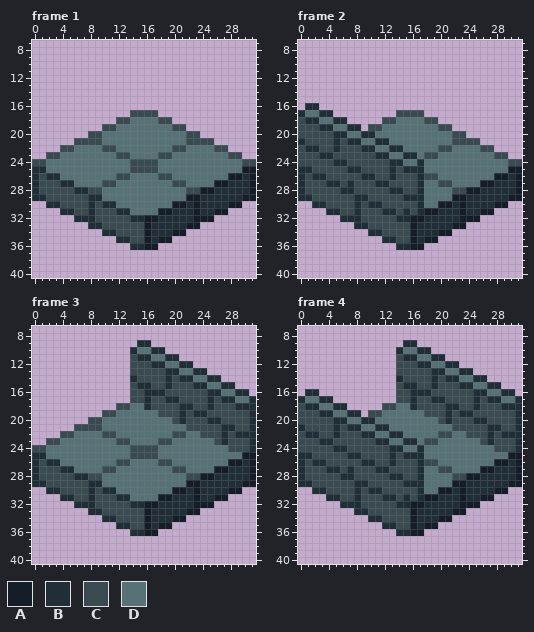
Pixel-art file -- assets/img/stone_bridge.aseprite. Above: the version before the commit.
32x48 pixels, 8 frames. Shown: frame 1: x 0..31, y 7..40; frame 2: x 0..31, y 7..40; frame 3: x 0..31, y 7..40; frame 4: x 0..31, y 7..40. The old version is drawn lined up with the new one, on the new canvas. The commit also changed other frames, which this record leaves out.
Visible layers, top first: "Handrails", "bottom", "Floor".
Palette (. is transparent): A #151d28  B #202e37  C #394a50  D #577277
Pixels before, frame 1, first column x 0:
17 ..............CCCC..............
18 ............CCDDDDCC............
19 ..........CCDDDDDDDDCC..........
20 ........CCDDDDDDDDDDDDCC........
21 ......CCCCDDDDDDDDDDDDCCCC......
22 ....CCDDDDCCDDDDDDDDCCDDDDCC....
23 ..CCDDDDDDDDCCDDDDCCDDDDDDDDCC..
24 CCDDDDDDDDDDDDCCCCDDDDDDDDDDDDCC
25 BBDDDDDDDDDDDDCCCCDDDDDDDDDDDDAA
26 BCBBDDDDDDDDCCDDDDCCDDDDDDDDAABA
27 BCCCBBDDDDCCDDDDDDDDCCDDDDAABBBA
28 BCCCCCBBCCDDDDDDDDDDDDCCAABBBBBA
29 BBCCCCCCBBDDDDDDDDDDDDAABBBBBBAA
30 ..BBCCCCBCBBDDDDDDDDAABABBBBAA..
31 ....BBCCBCCCBBDDDDAABBBABBAA....
32 ......BBBCCCCCBBAABBBBBAAA......
33 ........BBCCCCCCABBBBBAA........
34 ..........BBCCCCABBBAA..........
35 ............BBCCABAA............
36 ..............BBAA..............
Pixels before, frame 2, first column x 0:
16 .BB.............................
17 BDDBB.........CCCC..............
18 CBBDDBB.....CCDDDDCC............
19 CCCBBDDBB.CCDDDDDDDDCC..........
20 CCCCCBBDDBBDDDDDDDDDDDCC........
21 BCCCCBCBBDDBBDDDDDDDDDCCCC......
22 CBBCCBCCCBBDDBBDDDDDCCDDDDCC....
23 CCCBBCCCCCCBBDDBBDCCDDDDDDDDCC..
24 CCCCCBBCCCCCCBBDDBDDDDDDDDDDDDCC
25 BBCCCCCBBCCCCBCBBBDDDDDDDDDDDDAA
26 BCBBCCCCCBBCCBCCCBCCDDDDDDDDAABA
27 BCCCBBCBCCCBBCCCCBDDCCDDDDAABBBA
28 BCCCCCBBCCCCCBBCCBDDDDCCAABBBBBA
29 BBCCCCCCBBCCCCCBBBDDDDAABBBBBBAA
30 ..BBCCCCBCBBCCCCCBDDAABABBBBAA..
31 ....BBCCBCCCBBCBCBAABBBABBAA....
32 ......BBBCCCCCBBAABBBBBAAA......
33 ........BBCCCCCCABBBBBAA........
34 ..........BBCCCCABBBAA..........
35 ............BBCCABAA............
36 ..............BBAA..............
Pixels before, frame 3, first column x 0:
 9 ...............BB...............
10 ..............BDDBB.............
11 ..............CBBDDBB...........
12 ..............CCCBBDDBB.........
13 ..............CCCCCBBDDBB.......
14 ..............BCCCCBCBBDDBB.....
15 ..............CBBCCBCCCBBDDBB...
16 ..............CCBBBCCCCCCBBDDBB.
17 ..............CCBCCBBCCCCBCBBDDB
18 ............CCDDBCCCCBBCCBCCCBBB
19 ..........CCDDDDDDCCCBCBBCCCCCCB
20 ........CCDDDDDDDDDDCBCCCBBCCCCB
21 ......CCCCDDDDDDDDDDDDCCCCCBBCCB
22 ....CCDDDDCCDDDDDDDDCCDDCCCBCBBB
23 ..CCDDDDDDDDCCDDDDCCDDDDDDCBCCCB
24 CCDDDDDDDDDDDDCCCCDDDDDDDDDDCCCB
25 BBDDDDDDDDDDDDCCCCDDDDDDDDDDDDAA
26 BCBBDDDDDDDDCCDDDDCCDDDDDDDDAABA
27 BCCCBBDDDDCCDDDDDDDDCCDDDDAABBBA
28 BCCCCCBBCCDDDDDDDDDDDDCCAABBBBBA
29 BBCCCCCCBBDDDDDDDDDDDDAABBBBBBAA
30 ..BBCCCCBCBBDDDDDDDDAABABBBBAA..
31 ....BBCCBCCCBBDDDDAABBBABBAA....
32 ......BBBCCCCCBBAABBBBBAAA......
33 ........BBCCCCCCABBBBBAA........
34 ..........BBCCCCABBBAA..........
35 ............BBCCABAA............
36 ..............BBAA..............
Pixels before, frame 4, first column x 0:
 9 ...............BB...............
10 ..............BDDBB.............
11 ..............CBBDDBB...........
12 ..............CCCBBDDBB.........
13 ..............CCCCCBBDDBB.......
14 ..............BCCCCBCBBDDBB.....
15 ..............CBBCCBCCCBBDDBB...
16 .BB...........CCBBBCCCCCCBBDDBB.
17 BDDBB.........CCBCCBBCCCCBCBBDDB
18 CBBDDBB.....CCDDBCCCCBBCCBCCCBBB
19 CCCBBDDBB.CCDDDDDDCCCBCBBCCCCCCB
20 CCCCCBBDDBBDDDDDDDDDCBCCCBBCCCCB
21 BCCCCBCBBDDBBDDDDDDDDDCCCCCBBCCB
22 CBBCCBCCCBBDDBBDDDDDCCDDCCCBCBBB
23 CCCBBCCCCCCBBDDBBDCCDDDDDDCBCCCB
24 CCCCCBBCCCCCCBBDDBDDDDDDDDDDCCCB
25 BBCCCCCBBCCCCBCBBBDDDDDDDDDDDDAA
26 BCBBCCCCCBBCCBCCCBCCDDDDDDDDAABA
27 BCCCBBCBCCCBBCCCCBDDCCDDDDAABBBA
28 BCCCCCBBCCCCCBBCCBDDDDCCAABBBBBA
29 BBCCCCCCBBCCCCCBBBDDDDAABBBBBBAA
30 ..BBCCCCBCBBCCCCCBDDAABABBBBAA..
31 ....BBCCBCCCBBCBCBAABBBABBAA....
32 ......BBBCCCCCBBAABBBBBAAA......
33 ........BBCCCCCCABBBBBAA........
34 ..........BBCCCCABBBAA..........
35 ............BBCCABAA............
36 ..............BBAA..............
The same view after the edit:
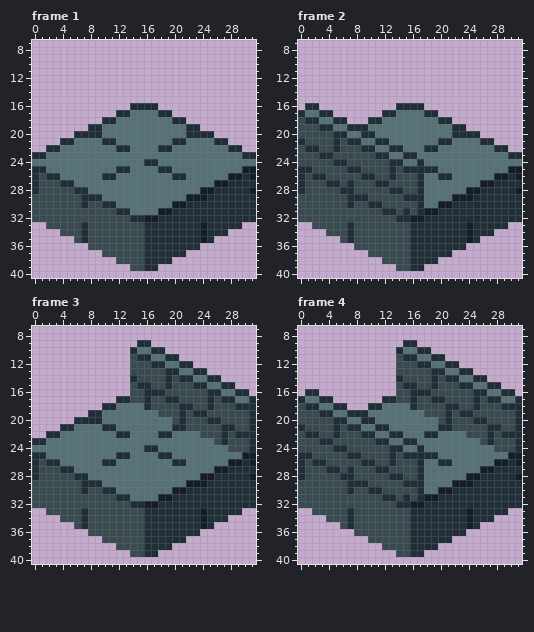
Changes in this commit:
canvas 32x48 -> 32x64, the old top-left corner now at 0,1
Changed rows in their new state; - is an unchanged pixel.
Frame 1:
first column x 0:
16 --------------BBBB--------------
17 ------------BBDDDDBB------------
18 ----------BBDD----DDBB----------
19 --------BBDD--------DDBB--------
20 ------BBBB------------BBBB------
21 ----BBDDDDBB--------BBDDDDBB----
22 --BBDD----DDBB----BBDD----DDBB--
23 BBDD--------DD----DD--------DDBB
24 DD------------DDBB------------DD
25 ------------BBDDDDBB------------
26 ----------BBDD----DDBB----------
27 ----------DD--------DD---------B
28 --------DD------------DD--------
29 CC-----B----------------A-----BB
30 CCCC---BC--------------B----BBBB
31 CCCCCC--C--------------B--BBBBBB
32 CCCCCCCCC--------------BBBBBBBBB
33 --CCCCCBCC------B-----BBABBBBB--
34 ----CCCBCCCC----B---BBBBABBB----
35 ------CBCCCCCC--B-BBBBBBAB------
36 --------CCCCCCCCBBBBBBBB--------
37 ----------CCCCCCBBBBBB----------
38 ------------CCCCBBBB------------
39 --------------CCBB--------------
Frame 2:
first column x 0:
16 --------------BBBB--------------
17 ------------BBDDDDBB------------
18 ----------BBDD----DDBB----------
19 ---------BDD--------DDBB--------
20 ----------------------BBBB------
21 --------------------BBDDDDBB----
22 ------------------BBDD----DDBB--
23 ------------------DD--------DDBB
24 ------------------------------DD
25 ------------------BB------------
26 ------------------DDBB----------
27 --------------------DD---------B
28 ----------------------DD--------
29 CC-----B----------------A-----BB
30 CCCC---BC--------------B----BBBB
31 CCCCCC--C--------------B--BBBBBB
32 CCCCCCCCC--------------BBBBBBBBB
33 --CCCCCBCC------B-----BBABBBBB--
34 ----CCCBCCCC----B---BBBBABBB----
35 ------CBCCCCCC--B-BBBBBBAB------
36 --------CCCCCCCCBBBBBBBB--------
37 ----------CCCCCCBBBBBB----------
38 ------------CCCCBBBB------------
39 --------------CCBB--------------
Frame 3:
first column x 0:
17 ------------BB------------------
18 ----------BBDD------------------
19 --------BBDD--------------------
20 ------BBBB----------------------
21 ----BBDDDDBB--------BB----------
22 --BBDD----DDBB----BBDD----------
23 BBDD--------DD----DD------------
24 DD------------DDBB--------------
25 ------------BBDDDDBB------------
26 ----------BBDD----DDBB----------
27 ----------DD--------DD---------B
28 --------DD------------DD--------
29 CC-----B----------------A-----BB
30 CCCC---BC--------------B----BBBB
31 CCCCCC--C--------------B--BBBBBB
32 CCCCCCCCC--------------BBBBBBBBB
33 --CCCCCBCC------B-----BBABBBBB--
34 ----CCCBCCCC----B---BBBBABBB----
35 ------CBCCCCCC--B-BBBBBBAB------
36 --------CCCCCCCCBBBBBBBB--------
37 ----------CCCCCCBBBBBB----------
38 ------------CCCCBBBB------------
39 --------------CCBB--------------
Frame 4:
first column x 0:
17 ------------BB------------------
18 ----------BBDD------------------
19 ---------BDD--------------------
21 --------------------BB----------
22 ------------------BBDD----------
23 ------------------DD------------
25 ------------------BB------------
26 ------------------DDBB----------
27 --------------------DD---------B
28 ----------------------DD--------
29 CC-----B----------------A-----BB
30 CCCC---BC--------------B----BBBB
31 CCCCCC--C--------------B--BBBBBB
32 CCCCCCCCC--------------BBBBBBBBB
33 --CCCCCBCC------B-----BBABBBBB--
34 ----CCCBCCCC----B---BBBBABBB----
35 ------CBCCCCCC--B-BBBBBBAB------
36 --------CCCCCCCCBBBBBBBB--------
37 ----------CCCCCCBBBBBB----------
38 ------------CCCCBBBB------------
39 --------------CCBB--------------
Where, in picture pixels (left, top, right, bottom), the same in both pictures:
changed: (32, 103, 256, 271)
changed: (298, 103, 522, 271)
changed: (32, 396, 256, 557)
changed: (361, 396, 396, 417)
changed: (298, 424, 522, 557)
